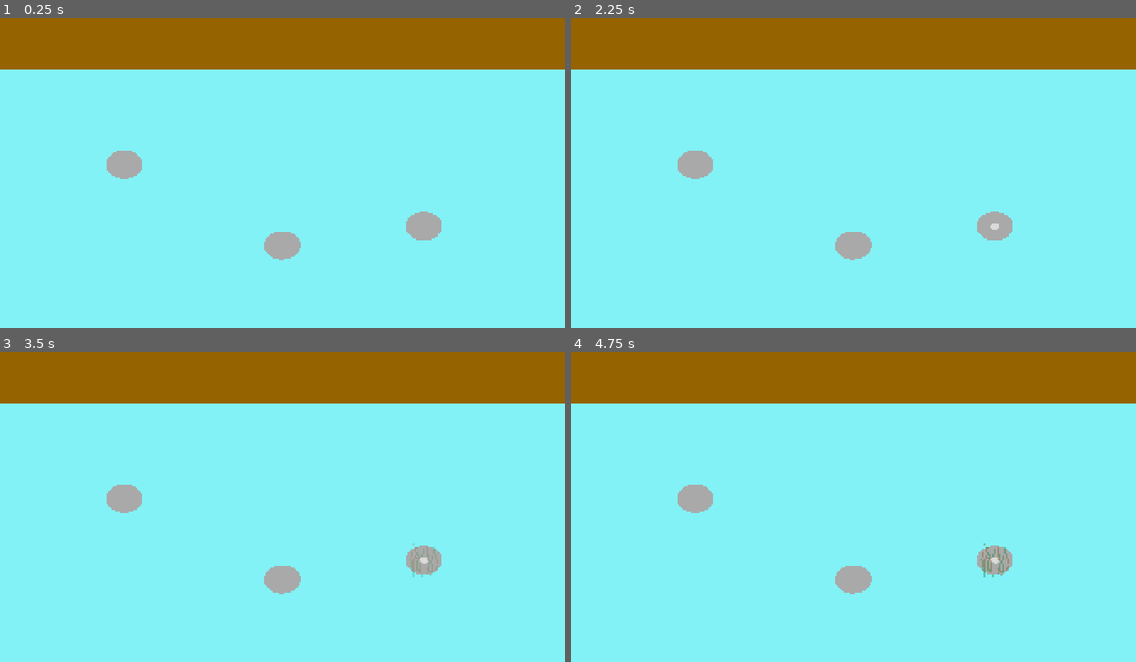
Above: before the commit, frames 1-4 (two rows, left to right).
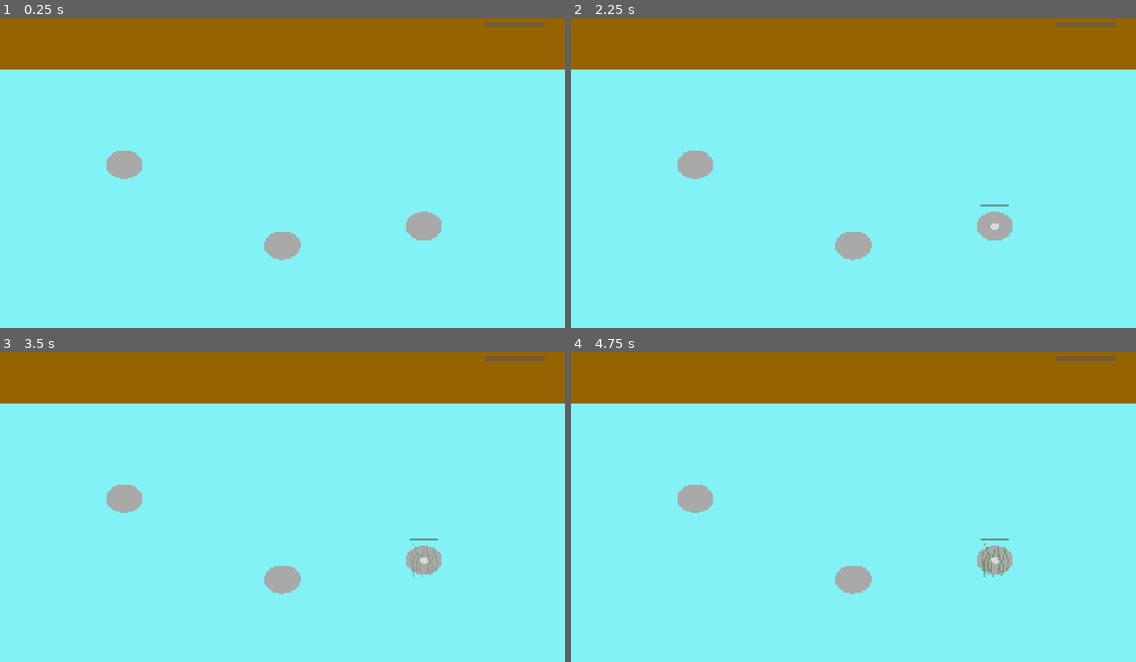
Above: after the commit, the same moments.

Repository: daggerscythe/clam-it
Game: Godot game, scene res://scenes/main.tscn
Same seed, same stepped clock (60 frames per second), same inputs: the game is played once before the commit and once after it.
Inputs (mouse positions are in pixels of both pictures, inside the frame that each line leads up to):
- Up to frame 1 (0.25 s): no input
- Up to frame 2 (2.25 s): tap Enter at 0.5, 2 s; move the mouse to (853, 244) at 0.52 s; tap 2 (BRUSH_SELECT) at 0.6 s; click (853, 244) at 0.67 s; tap Space at 1.25 s; move the mouse to (695, 163) at 1.27 s; tap 3 (CHUM_SELECT) at 1.35 s; click (695, 163) at 1.42 s; move the mouse to (994, 225) at 2.02 s; tap 1 (HAND_SELECT) at 2.1 s; click (994, 225) at 2.17 s
- Up to frame 3 (3.5 s): tap Space at 2.75 s; move the mouse to (254, 565) at 2.77 s; tap 4 (SONAR_SELECT) at 2.85 s; click (254, 565) at 2.92 s
- Up to frame 4 (4.75 s): tap Enter at 3.5 s; move the mouse to (1023, 550) at 3.52 s; tap 2 (BRUSH_SELECT) at 3.6 s; click (1023, 550) at 3.67 s; tap Space at 4.25 s; move the mouse to (684, 454) at 4.27 s; tap 3 (CHUM_SELECT) at 4.35 s; click (684, 454) at 4.42 s

The runs differ from the first frame. In frame 1, 0.2% of the frame differs, in the area x 85-97%, y 1-3%; in frame 2, 0.2%, in the area x 72-97%, y 1-61%; in frame 3, 0.2%; in frame 4, 0.2%.

Commit message:
Added growth, attack, and chum meter bars

Diff:
--- a/scenes/clam.tscn
+++ b/scenes/clam.tscn
@@ -25,3 +25,21 @@
 
 [node name="CollisionShape2D" type="CollisionShape2D" parent="." unique_id=660892550]
 shape = SubResource("CircleShape2D_2qrml")
+
+[node name="GrowthBarRoot" type="Node2D" parent="." unique_id=742452650]
+visible = false
+position = Vector2(0, -75)
+
+[node name="BarBackground" type="ColorRect" parent="GrowthBarRoot" unique_id=2093488191]
+offset_left = -50.0
+offset_right = 50.0
+offset_bottom = 10.0
+mouse_filter = 2
+color = Color(0.3491902, 0.3491902, 0.3491902, 0.6)
+
+[node name="BarFill" type="ColorRect" parent="GrowthBarRoot" unique_id=1125442985]
+offset_left = -50.0
+offset_right = 50.0
+offset_bottom = 10.0
+mouse_filter = 2
+color = Color(0.48671517, 0.9102267, 0.48671517, 1)
--- a/scenes/main.tscn
+++ b/scenes/main.tscn
@@ -24,3 +24,23 @@
 
 [node name="Clam3" parent="." unique_id=165787267 instance=ExtResource("3_tbgi4")]
 position = Vector2(1441, 734)
+
+[node name="ChumMeterBar" type="Node2D" parent="." unique_id=2124177765]
+position = Vector2(1650, 40)
+
+[node name="MeterBackground" type="ColorRect" parent="ChumMeterBar" unique_id=43310224]
+offset_right = 200.0
+offset_bottom = 16.0
+mouse_filter = 2
+color = Color(0.3491902, 0.3491902, 0.3491902, 0.6)
+
+[node name="MeterFill" type="ColorRect" parent="ChumMeterBar" unique_id=668964306]
+offset_right = 200.0
+offset_bottom = 16.0
+mouse_filter = 2
+color = Color(0.22091639, 0.74190533, 0.48000664, 1)
+
+[node name="ThresholdTick" type="ColorRect" parent="ChumMeterBar" unique_id=964839973]
+offset_right = 2.0
+offset_bottom = 16.0
+mouse_filter = 2
--- a/scripts/clam.gd
+++ b/scripts/clam.gd
@@ -1,10 +1,23 @@
 extends Area2D
+
+var texture_empty = preload("res://assets/sprites/clam_empty_growing.png")
+var texture_open = preload("res://assets/sprites/clam_ready_open.png")
+var texture_dummy = preload("res://assets/sprites/pearl_dummy.png")
+var texture_mature = preload("res://assets/sprites/mature_pearl.png")
+var texture_sediment = preload("res://assets/sprites/sediment_overlay.png")
 
 enum State { EMPTY, GROWING, READY }
 var current_state: State = State.EMPTY
-# state emitter for crabs
+
+const BAR_WIDTH: float = 100.0
+const COLOR_GROWTH: Color = Color(0.2, 0.8, 0.2)
+const COLOR_ATTACK: Color = Color(0.85, 0.15, 0.15)
+
+# variables for crabs
 signal state_changed(new_state: State)
 var is_under_attack: bool = false
+var attack_progress: float = 0.0
+var attack_duration: float = 2.0
 
 @export var growth_time: float = 10.0 # seconds to grow
 @export var sediment_rate: float = 0.15 # rate at which sediment grows per second
@@ -16,12 +29,9 @@
 @onready var clam_sprite: Sprite2D = $ClamSprite
 @onready var pearl_sprite: Sprite2D = $PearlSprite
 @onready var sediment_sprite: Sprite2D = $SedimentSprite
+@onready var growth_bar_root: Node2D = $GrowthBarRoot
+@onready var growth_bar_fill: ColorRect = $GrowthBarRoot/BarFill
 
-var texture_empty = preload("res://assets/sprites/clam_empty_growing.png")
-var texture_open = preload("res://assets/sprites/clam_ready_open.png")
-var texture_dummy = preload("res://assets/sprites/pearl_dummy.png")
-var texture_mature = preload("res://assets/sprites/mature_pearl.png")
-var texture_sediment = preload("res://assets/sprites/sediment_overlay.png")
 
 # Called when the node enters the scene tree for the first time.
 func _ready() -> void:
@@ -29,6 +39,11 @@
 	update_visuals()
 
 func _process(delta: float) -> void:
+	if is_under_attack:
+		attack_progress += delta
+		update_attack_bar()
+		return
+
 	# Only accumulate sediment and progress growth while GROWING and not being attacked
 	if current_state == State.GROWING and not is_under_attack:
 		# Accumulate sediment over time
@@ -47,6 +62,10 @@
 		if growth_progress >= growth_time:
 			current_state = State.READY
 			update_visuals()
+
+		update_growth_bar()
+	else:
+		growth_bar_root.visible = false
 
 func _on_input_event(_viewport: Node, event: InputEvent, _shape_idx: int) -> void:
 	# Check for left mouse click
@@ -113,8 +132,10 @@
 	update_sediment_visuals()
 	print("Scrubbed clam! Current sediment: ", sediment_level)
 
-func start_attack() -> void:
+func start_attack(duration: float) -> void:
 	is_under_attack = true
+	attack_progress = 0.0
+	attack_duration = duration
 	print("A crab is attacking the clam!")
 
 func end_attack_success() -> void:
@@ -122,6 +143,7 @@
 	growth_progress = 0.0
 	sediment_level = 0.0
 	is_under_attack = false
+	growth_bar_root.visible = false
 	update_visuals()
 	update_sediment_visuals()
 	print("Crab is destroyed the pearl! Clam is empty again :(")
@@ -152,3 +174,15 @@
 		sediment_sprite.modulate.a = sediment_level
 	else:
 		sediment_sprite.visible = false
+
+func update_growth_bar() -> void:
+	growth_bar_root.visible = true
+	growth_bar_fill.color = COLOR_GROWTH
+	var fraction: float = clamp(growth_progress / growth_time, 0.0, 1.0)
+	growth_bar_fill.size.x = BAR_WIDTH * fraction
+
+func update_attack_bar() -> void:
+	growth_bar_root.visible = true
+	growth_bar_fill.color = COLOR_ATTACK
+	var fraction: float = clamp(attack_progress / attack_duration, 0.0, 1.0)
+	growth_bar_fill.size.x = BAR_WIDTH * fraction
--- a/scripts/crab.gd
+++ b/scripts/crab.gd
@@ -79,7 +79,7 @@
 func start_attacking() -> void:
 	state = CrabState.ATTACKING
 	attack_timer = 0.0
-	target_clam.start_attack()
+	target_clam.start_attack(ATTACK_DURATION)
 
 func start_fleeing() -> void:
 	state = CrabState.FLEEING
--- a/scripts/main.gd
+++ b/scripts/main.gd
@@ -1,6 +1,18 @@
 extends Node2D
 
 const FLARE_RADIUS: float = 250.0
+const CHUM_BAR_WIDTH: float = 200.0
+
+@onready var chum_bar_fill: ColorRect = $ChumMeterBar/MeterFill
+@onready var chum_bar_tick: ColorRect = $ChumMeterBar/ThresholdTick
+
+func _ready() -> void:
+	var threshold_fraction: float = Global.CRAB_SPAWN_THRESHOLD / Global.CHUM_METER_MAX
+	chum_bar_tick.position.x = CHUM_BAR_WIDTH * threshold_fraction
+
+func _process(_delta: float) -> void:
+	var fraction: float = clamp(Global.chum_meter / Global.CHUM_METER_MAX, 0.0, 1.0)
+	chum_bar_fill.size.x = CHUM_BAR_WIDTH * fraction
 
 func _unhandled_input(event: InputEvent) -> void:
 	if Global.active_tool == Global.Tool.SONAR and event is InputEventMouseButton:
